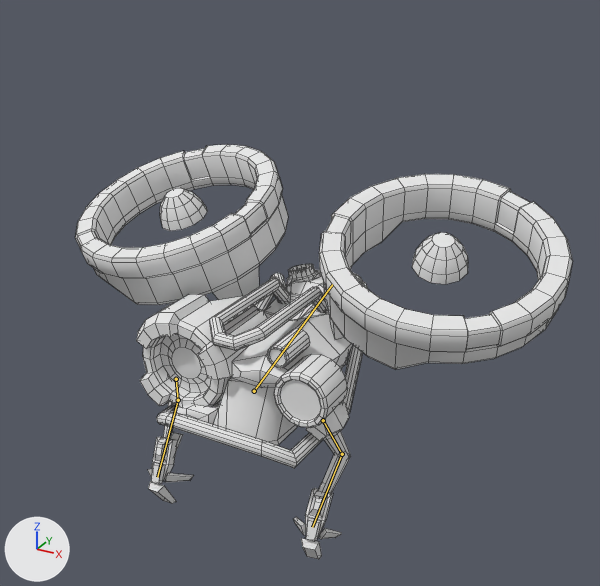
The Blender file client/Assets/Models/Units/BlendModels/MIDAS.blend: old version first, new version second.
Both versions are drawn from a 50 mm camera at (6.09, -10.33, 11.0) aimed at (0.31, 0.19, 5.74). Arrows for +X, +Y and +Z are at lower left; the lights stay in place. The bones that bend it are drawn over the model as lines. Mesh edges are drawn as thin lines.

In view in the first picture: 'MIDAS'.
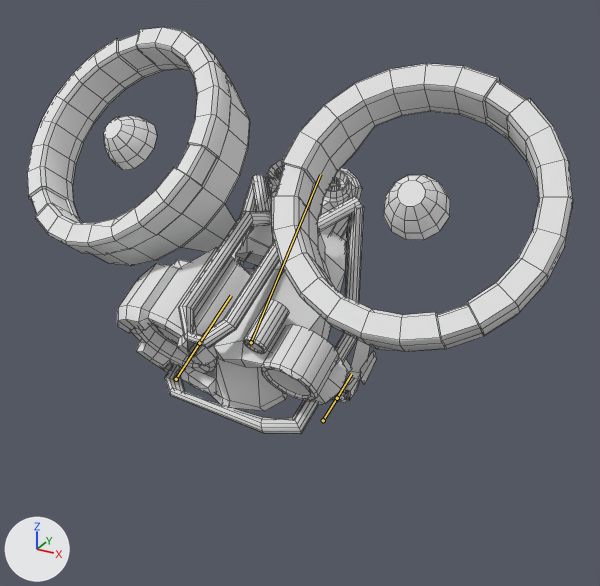
The newer file adds an action. The first version stands in its rest pose; the second is drawn at frame 10 of the action 'Death_00'.

Scene script edits in JSON lines:
```json
{"block": "bone_bone", "where": "bone_bone = bpy.data.objects['Armature'].pose.bones['Bone']"}
{"op": "set", "path": "bone_bone.location", "old": "(0.0, 0.0, 0.0)", "new": "(-0.022, 0.078, 0.997)"}
{"op": "set", "path": "bone_bone.rotation_quaternion", "old": "(1.0, 0.0, 0.0, 0.0)", "new": "(0.2, 0.06, 0.0, 0.0)", "note": "degrees (0, 0, 0) -> degrees (33, 0, 0)"}
{"block": "bone_bone_003r_fingers", "where": "bone_bone_003r_fingers = bpy.data.objects['Armature'].pose.bones['Bone.003R fingers']"}
{"op": "set", "path": "bone_bone_003r_fingers.location", "old": "(0.0, 0.0, 0.0)", "new": "(0.389, -3.501, 2.326)"}
{"op": "set", "path": "bone_bone_003r_fingers.rotation_quaternion", "old": "(1.0, 0.0, 0.0, 0.0)", "new": "(1.0, 1.0, 12.6, 1.0)", "note": "degrees (0, 0, 0) -> degrees (-10, 172, -10)"}
{"block": "bone_l_fingers", "where": "bone_l_fingers = bpy.data.objects['Armature'].pose.bones['L Fingers']"}
{"op": "set", "path": "bone_l_fingers.location", "old": "(0.0, 0.0, 0.0)", "new": "(0.633, -2.817, 1.245)"}
```

Pixel boxes (x1, y1, x2, y2) of what changed, in the pictures (600 x 586 px):
```json
{"object": "MIDAS", "change": "posed", "before": [75, 144, 573, 559], "after": [27, 27, 573, 434], "on screen": "10% wider"}
{"bone": "Bone", "before": "(254, 391) to (332, 284)", "after": "(251, 342) to (320, 174)"}
```
